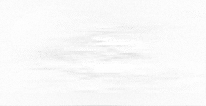
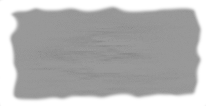
Comparing the layer stacks of the two 206 × 106 images. Changes:
painted on "land4.png" over [0,0,206,106]
